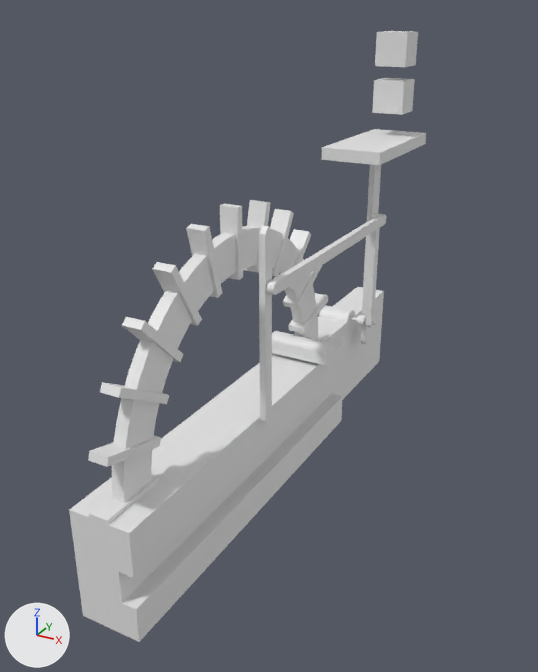
The glTF model scenes/articulated/spring_scale.gltf as it was, and as the next commit left it.
One viewpoint serves both versions: a 50 mm camera at (10.7, -20.6, 12.1) aimed at (-0.4, -0.4, 2.0). The axes (+X, +Y, +Z) are drawn at lower left. The lights are the same throughout. The older version comes first. Vertices at exactly the same position are counted once.

Objects in the first picture: 'Cube.001', 'Cube.002', 'Cube.005', 'bar.001', 'base', 'following_gear', 'plate', 'pointer'.
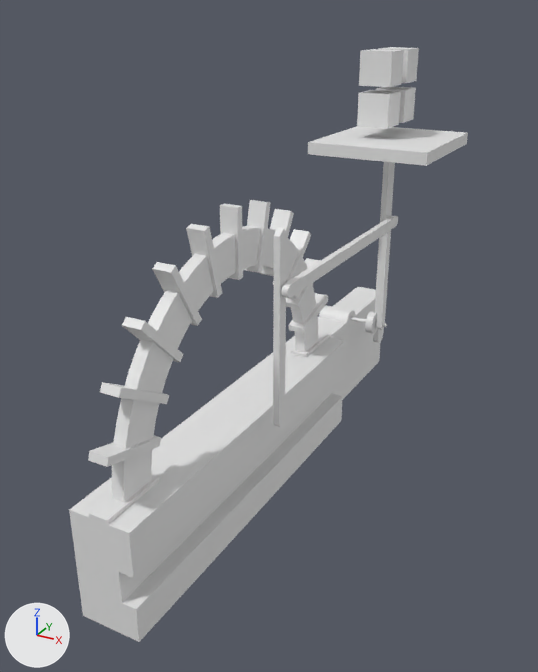
Changed parts and their boxes [x1, y1, x2, y2] in the pictures (538 x 672 px; the box of a moved part takes in the faces that stretch with it):
'plate', reshaped, moved (53% wider)
    before: [322, 129, 426, 344]
    after: [308, 126, 468, 343]
'pointer', moved
    before: [259, 225, 272, 423]
    after: [273, 228, 287, 427]
'bar.001', moved
    before: [267, 214, 387, 295]
    after: [281, 216, 398, 298]
'Cube.001', reshaped, moved (30% narrower, 14% taller)
    before: [272, 331, 335, 365]
    after: [357, 90, 401, 129]
'Cube.005', moved
    before: [375, 31, 418, 67]
    after: [376, 86, 416, 123]
'Cube.002', moved
    before: [372, 78, 415, 115]
    after: [378, 47, 419, 83]
'following_gear', moved
    before: [350, 213, 380, 328]
    after: [350, 215, 391, 334]
'Cube.008', added
    after: [359, 49, 404, 87]
part 1 of me_cube_013, moved or reshaped
    before: [322, 129, 426, 165]
    after: [308, 126, 468, 166]

What changed in the scene script:
```text
Change me_cube_013:
    used by ob_plate; location = (0.0, 7.56, 2.59); rotation_euler = (-3.142, 0.0, 0.0), in degrees (-180, 0, 0)
    before: 0 (-1.14, 2.62, -4.38) at pixel (321, 159), 1 (-1.14, 2.62, -4.83) at pixel (321, 147), 2 (-1.14, -2.62, -4.38), 3 (-1.14, -2.62, -4.83) at pixel (374, 129), 4 (1.14, 2.62, -4.38) at pixel (379, 165)
    before: 5 (1.14, 2.62, -4.83) at pixel (380, 152), 6 (1.14, -2.62, -4.38) at pixel (425, 144), 7 (1.14, -2.62, -4.83) at pixel (426, 133)
    remove me_cube_013.from_pydata(...)  # 55 vertices, 106 faces; spans x -1.14..1.14, y -2.62..2.62, z -4.83..3.89
    add me_cube_013.from_pydata(...)  # 55 vertices, 106 faces; spans x -2.31..2.31, y -2.62..2.62, z -4.83..3.89
    me_cube_013 part 1
    add for i in [*range(0, 4)]: me_cube_013.vertices[i].co += Vector((-1.17, 0.0, 0.0))
    add for i in [*range(4, 8)]: me_cube_013.vertices[i].co += Vector((1.17, 0.0, 0.0))
Change me_cube_004:
    used by ob_cube_001; location = (-0.66, 2.46, 0.43)
    remove me_cube_004.from_pydata(...)  # 30 vertices, 56 faces; spans x -1.14..1.25, y -0.38..0.38, z -0.33..0.38
    add me_cube_004.from_pydata(...)  # 8 vertices, 12 faces; spans x -0.62..0.62, y -0.62..0.62, z -0.62..0.62
    me_cube_004 part 2: the whole mesh is rebuilt
Change ob_following_gear:
    ob_following_gear.location: (-0.01, 6.99, 0.0) -> (0.48, 6.99, 0.0)
Change ob_bar_001:
    ob_bar_001.location: (0.63, 2.5, 4.45) -> (1.12, 2.5, 4.45)
Change ob_pointer:
    ob_pointer.location: (0.37, -2.06, -0.03) -> (0.85, -2.06, -0.03)
Change ob_plate:
    ob_plate.location: (0.0, 7.56, 2.59) -> (0.49, 7.78, 2.69)
Change ob_cube_001:
    ob_cube_001.location: (-0.66, 2.46, 0.43) -> (0.0, 7.59, 8.57)
Change ob_cube_002:
    ob_cube_002.location: (0.0, 9.13, 8.91) -> (0.0, 9.36, 10.06)
Change ob_cube_005:
    ob_cube_005.location: (0.0, 9.13, 10.67) -> (0.0, 9.36, 8.57)
Add ob_cube_008:
    ob_cube_008 = bpy.data.objects.new('Cube.008', me_cube_005.copy())  # the mesh of ob_cube_005
    ob_cube_008.location = (0.0, 7.59, 10.06)
```
